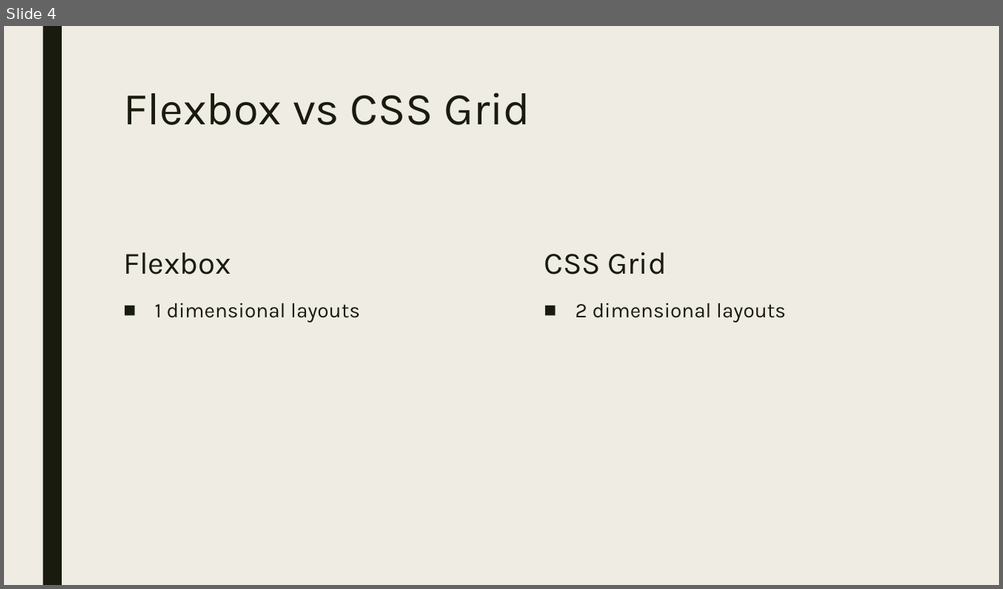
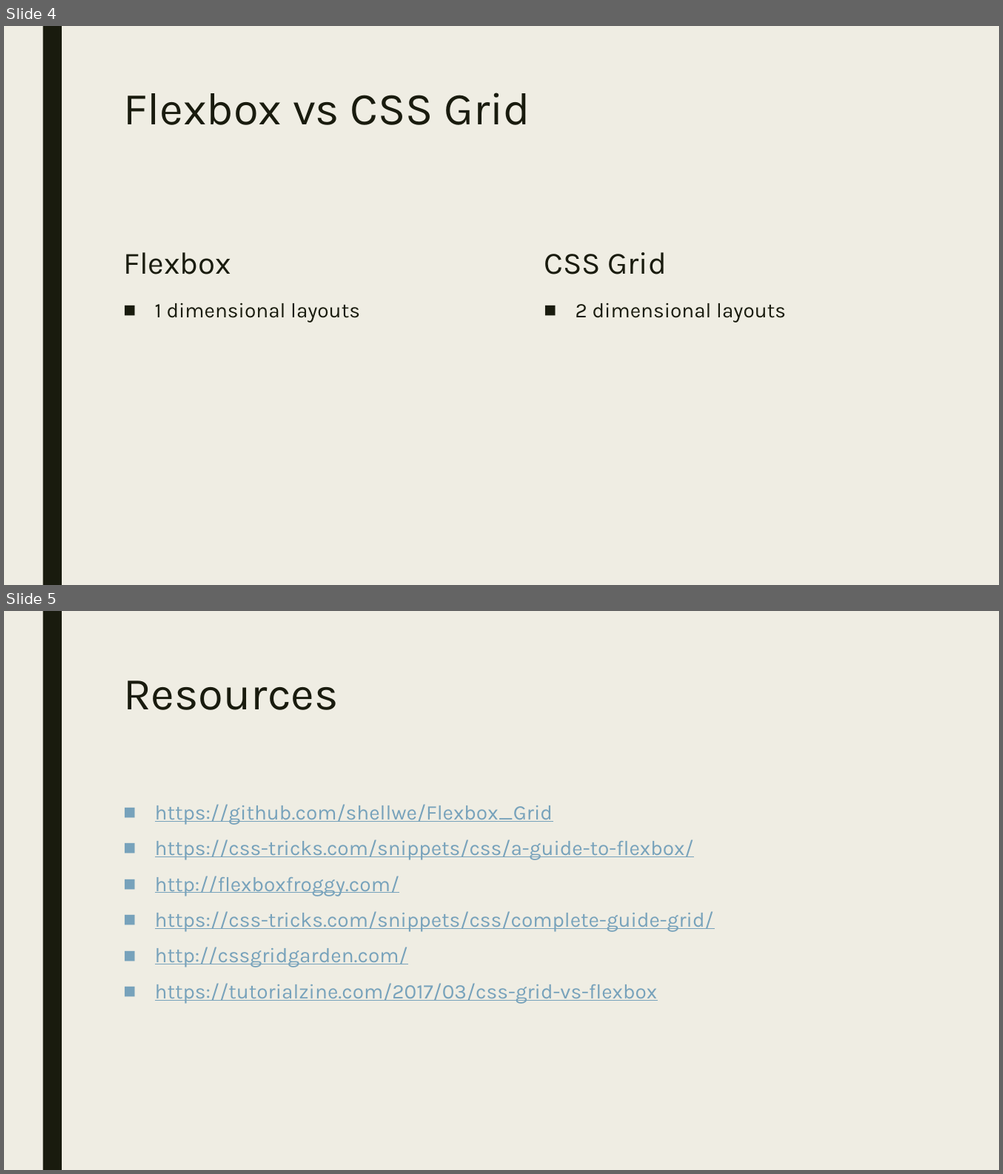
Before and after one commit to shellwe/Flexbox_Grid, a slide deck: Flexbox and Grid.pptx. Shown one above the other, each under a label of ours: slide 4 before the commit, slides 4 and 5 after it. The pictures are 1003x589 and 1003x1174 pixels, drawn with LibreOffice and Linux fonts; fonts in the diff are those of the drawing. Boxes give left, top, right and bottom in pixels: in the first picture for what was removed or moved away, otherwise in the second. Text is boxed around its words. In the diff, an @@ line names an element or a change of style, - is before the commit and + after.

Commit message:
Added links for games
Strong reinforcement for some basic Flex and Grid

```diff
--- a/Flexbox and Grid.pptx
+++ b/Flexbox and Grid.pptx
@@ slide 5 added at <box>4,611,999,1170</box>, background #EFEDE3; not listed: 1 template element that a slide beside it also shows @@
@@ title added at <box>123,681,338,710</box>, 44 pt, text #191B0E @@
+Resources
@@ text added at <box>155,804,714,1004</box>, 20 pt, text #77A2BB, underline @@
+■ https://github.com/shellwe/Flexbox_Grid
+■ https://css-tricks.com/snippets/css/a-guide-to-flexbox/
+■ http://flexboxfroggy.com/
+■ https://css-tricks.com/snippets/css/complete-guide-grid/
+■ http://cssgridgarden.com/
+■ https://tutorialzine.com/2017/03/css-grid-vs-flexbox
```
